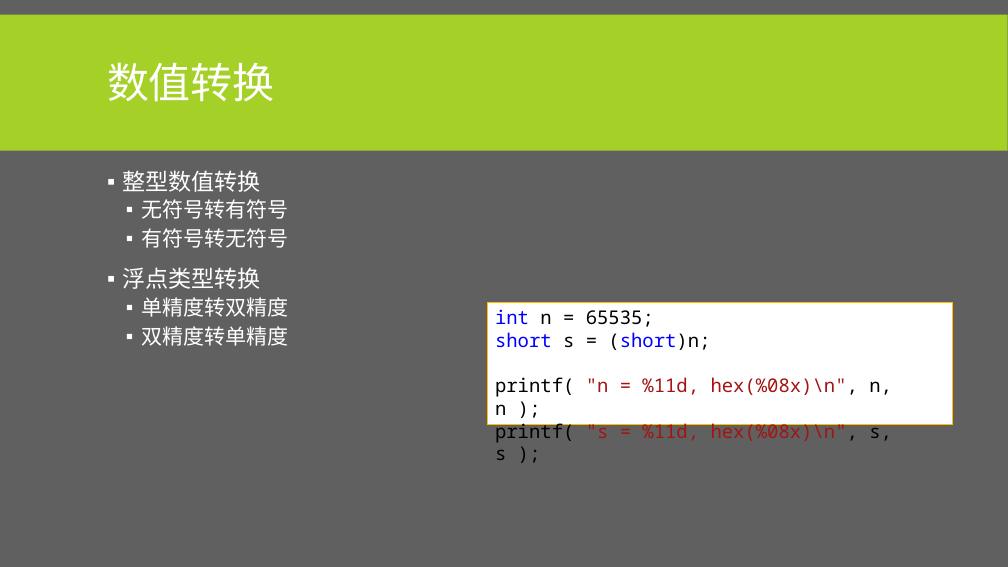
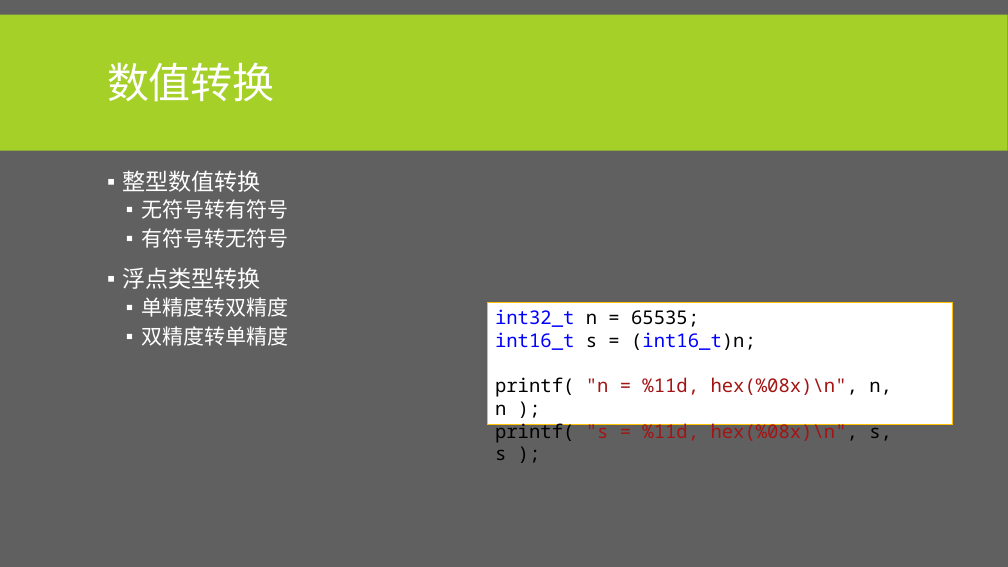
Before and after one commit to albertclass/Lessons, a slide deck: slide 14 of advance c++/courseware.pptx. Drawn at 1008x567 pixels with LibreOffice and Linux fonts; fonts in the diff are those of the drawing. Boxes give left, top, right and bottom in pixels: in the first picture for what was removed or moved away, otherwise in the second. Text is boxed around its words. In the diff, an @@ line names an element or a change of style, - is before the commit and + after.

```diff
--- a/advance c++/courseware.pptx
+++ b/advance c++/courseware.pptx
@@ text in rectangle at (495,309,756,350): text changed; text colour #000000 to #0000FF @@
-int n = 65535;
-short s = (short)n;
+int32_t n = 65535;
+int16_t s = (int16_t)n;
```
Also in this commit, not shown: 1 other slide changed, 3 other files.
